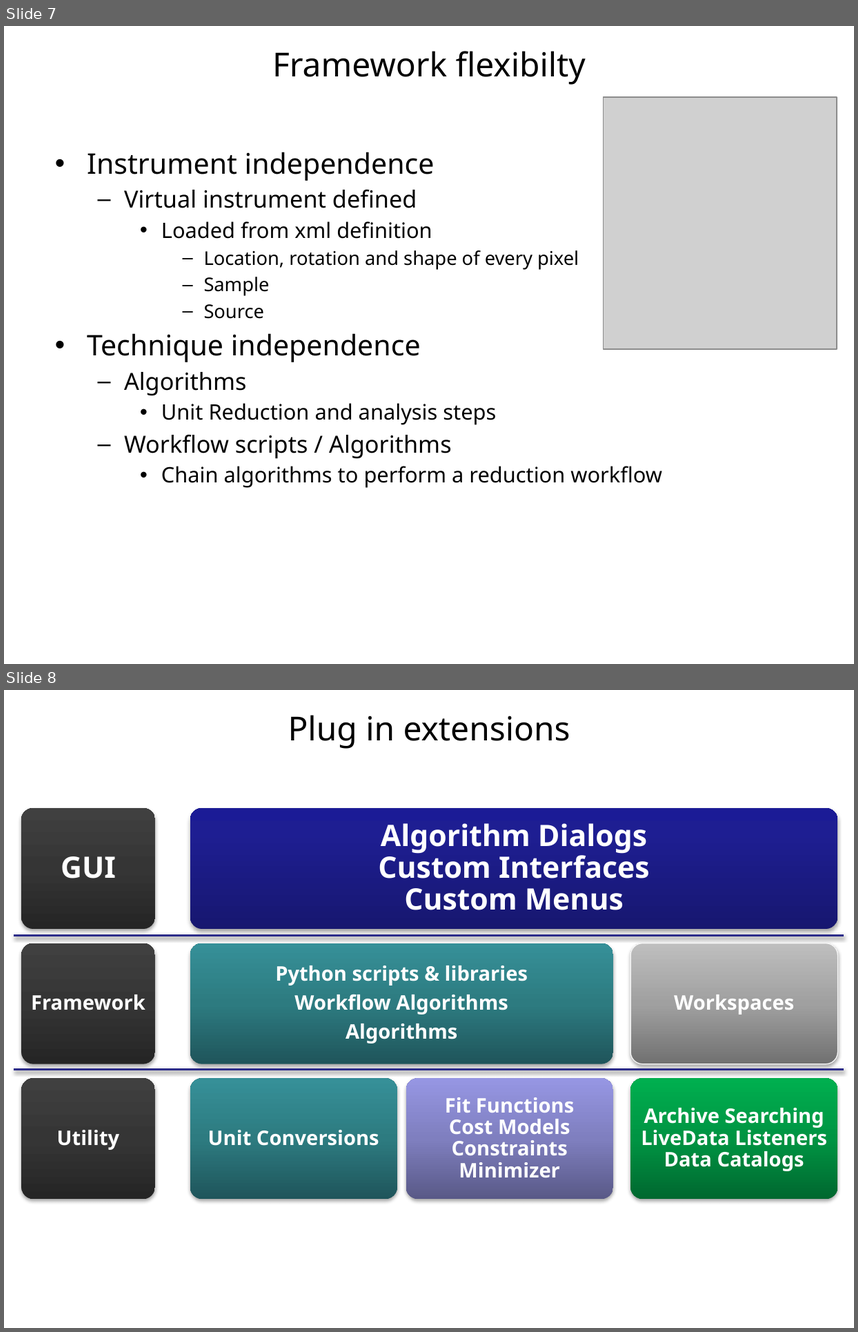
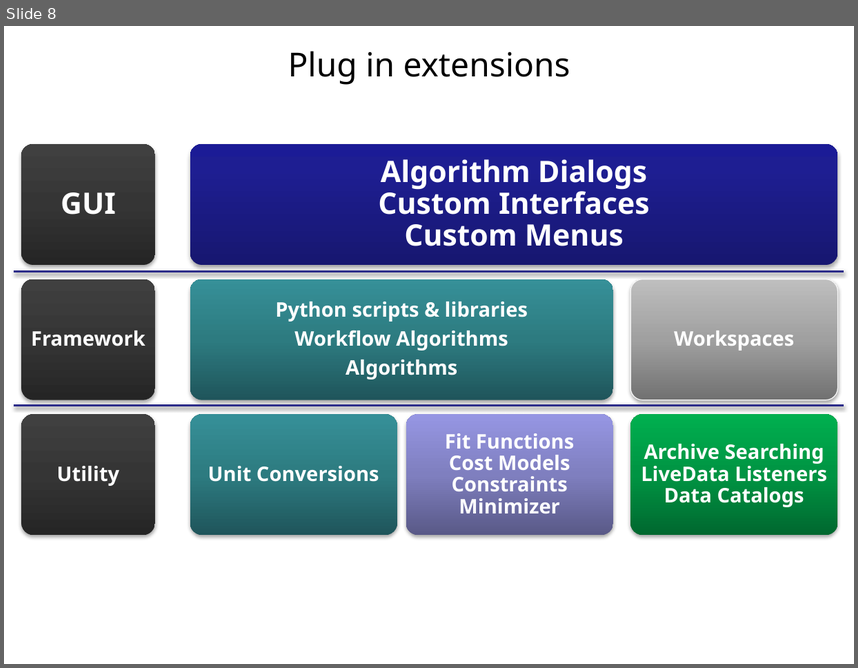
Before and after one commit to mantidproject/documents, a slide deck: Presentations/NOBUGS 2012/Talks/The Mantid Model/The Mantid Model 2012.pptx. Shown one above the other, each under a label of ours: slides 7 and 8 before the commit, slide 8 after it. The pictures are 858x1332 and 858x668 pixels, drawn with LibreOffice and Linux fonts; fonts in the diff are those of the drawing; grey boxes stand for pictures; background and template pictures are left out. Boxes give left, top, right and bottom in pixels: in the first picture for what was removed or moved away, otherwise in the second. Text is boxed around its words. In the diff, an @@ line names an element or a change of style, - is before the commit and + after.

```diff
--- a/Presentations/NOBUGS 2012/Talks/The Mantid Model/The Mantid Model 2012.pptx
+++ b/Presentations/NOBUGS 2012/Talks/The Mantid Model/The Mantid Model 2012.pptx
@@ slide 7 removed at [4,26,854,664], background #FFFFFF @@
@@ title removed at [272,51,586,85] @@
-Framework flexibilty
@@ picture removed at [604,97,837,349] @@
@@ text removed at [87,152,662,488] @@
-• Instrument independence
-  – Virtual instrument defined
-    • Loaded from xml definition
-      – Location, rotation and shape of every pixel
-      – Sample
-      – Source
-• Technique independence
-  – Algorithms
-    • Unit Reduction and analysis steps
-  – Workflow scripts / Algorithms
-    • Chain algorithms to perform a reduction workflow
```
Also in this commit, not shown: 6 slides changed, 4 slides added, 6 other slides removed.
